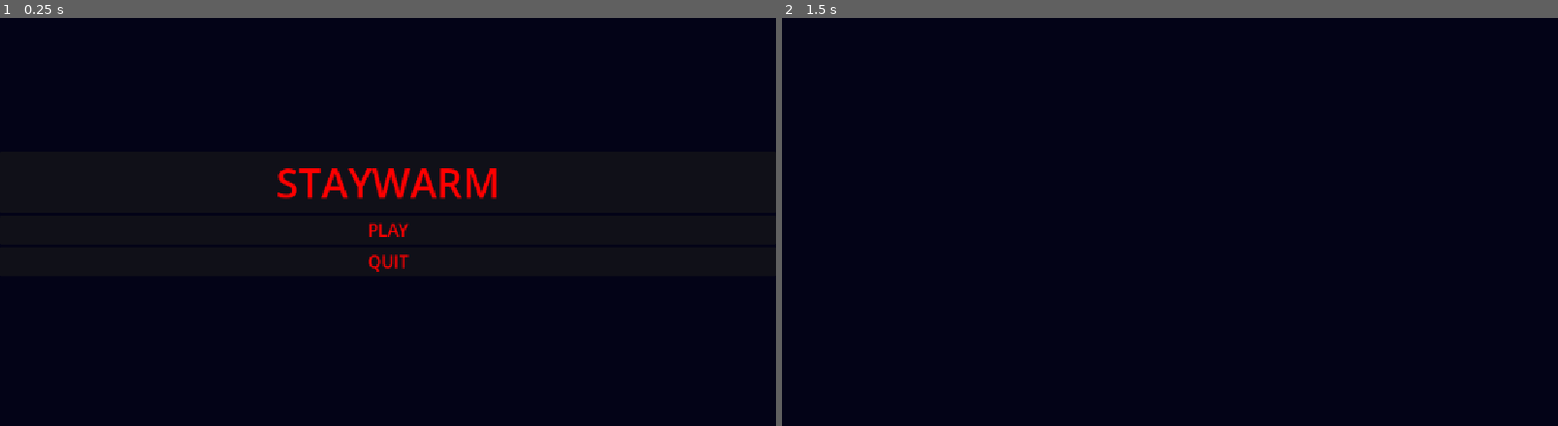
Above: before the commit, frames 1-2 (left to right).
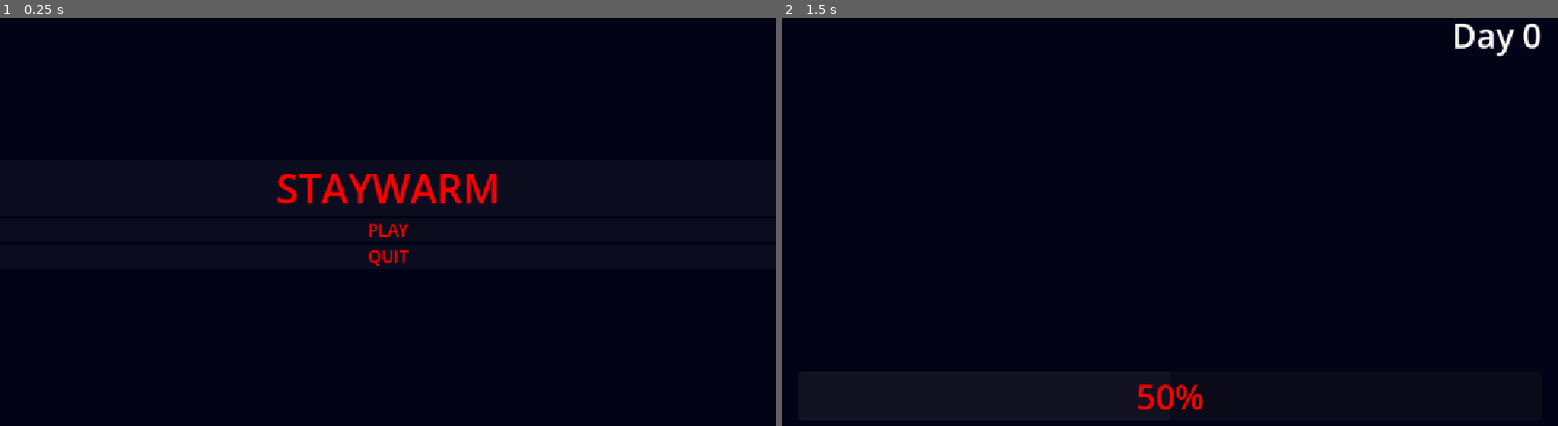
Above: after the commit, the same moments.

Repository: antholol/godot-wild-jam-99
Game: Godot game, scene res://scenes/menu.tscn
Same seed, same stepped clock (60 frames per second), same inputs: the game is played once before the commit and once after it.
Inputs:
- Up to frame 1 (0.25 s): no input
- Up to frame 2 (1.5 s): click "PLAY" at 0.5 s; tap Enter at 1.25 s

The runs differ from the first frame. In frame 1, 1.3% of the frame differs, in the area x 35-64%, y 36-63%; in frame 2, 0.6%.

Commit message:
main menu works
added progress bar

Diff:
--- a/assets/theme.tres
+++ b/assets/theme.tres
@@ -1,4 +1,10 @@
 [gd_resource type="Theme" format=3 uid="uid://ci8pynjmmu7yd"]
+
+[sub_resource type="StyleBoxFlat" id="StyleBoxFlat_b5dxv"]
+bg_color = Color(1, 1, 1, 0.03529412)
+
+[sub_resource type="StyleBoxFlat" id="StyleBoxFlat_y61vb"]
+bg_color = Color(1, 1, 1, 0.03529412)
 
 [resource]
 Button/colors/font_color = Color(1, 0, 0, 1)
@@ -6,3 +12,8 @@
 Button/colors/font_hover_color = Color(0.32999998, 0.32999998, 1, 1)
 Button/colors/font_hover_pressed_color = Color(0.32999998, 0.32999998, 1, 1)
 Button/font_sizes/font_size = 25
+Button/styles/normal = SubResource("StyleBoxFlat_b5dxv")
+ProgressBar/colors/font_color = Color(1, 0, 0, 1)
+ProgressBar/font_sizes/font_size = 50
+ProgressBar/styles/background = null
+ProgressBar/styles/fill = SubResource("StyleBoxFlat_y61vb")
--- a/scenes/mainGame.tscn
+++ b/scenes/mainGame.tscn
@@ -1,6 +1,10 @@
 [gd_scene format=3 uid="uid://yswpmh811npw"]
 
 [ext_resource type="Script" uid="uid://xmi3lov54tgj" path="res://scenes/main_game.gd" id="1_mw4qg"]
+[ext_resource type="Theme" uid="uid://ci8pynjmmu7yd" path="res://assets/theme.tres" id="2_mmojm"]
+
+[sub_resource type="LabelSettings" id="LabelSettings_mw4qg"]
+font_size = 50
 
 [node name="mainGame" type="Node2D" unique_id=1014184779]
 script = ExtResource("1_mw4qg")
@@ -14,3 +18,33 @@
 grow_horizontal = 2
 grow_vertical = 2
 color = Color(0.011764706, 0.011764706, 0.09019608, 1)
+
+[node name="VBoxContainer" type="VBoxContainer" parent="CanvasLayer/ColorRect" unique_id=665476093]
+layout_mode = 1
+anchors_preset = 1
+anchor_left = 1.0
+anchor_right = 1.0
+offset_left = -158.0
+offset_top = 24.0
+offset_right = -24.0
+offset_bottom = 93.0
+grow_horizontal = 0
+
+[node name="daysPassedLabel" type="Label" parent="CanvasLayer/ColorRect/VBoxContainer" unique_id=1157089242]
+layout_mode = 2
+text = "Day 0"
+label_settings = SubResource("LabelSettings_mw4qg")
+
+[node name="ProgressBar" type="ProgressBar" parent="CanvasLayer" unique_id=1892487981]
+anchors_preset = 12
+anchor_top = 1.0
+anchor_right = 1.0
+anchor_bottom = 1.0
+offset_left = 24.0
+offset_top = -43.0
+offset_right = -24.0
+offset_bottom = -16.0
+grow_horizontal = 2
+grow_vertical = 0
+theme = ExtResource("2_mmojm")
+value = 50.0
--- a/scenes/main_game.gd
+++ b/scenes/main_game.gd
@@ -1,9 +1,12 @@
 extends Node2D
+@onready var daysPassedLabel: Label = $CanvasLayer/ColorRect/VBoxContainer/daysPassedLabel
 
+var daysPassed: int = 0
 
 # Called when the node enters the scene tree for the first time.
 func _ready() -> void:
-	pass # Replace with function body.
+	dayCounter(daysPassed)
+	daysPassed = 1
 
 
 # Called every frame. 'delta' is the elapsed time since the previous frame.
@@ -13,3 +16,7 @@
 func _input(event: InputEvent) -> void:
 	if event.is_action_pressed("ESC"):
 		get_tree().change_scene_to_file("res://scenes/menu.tscn")
+
+
+func dayCounter(daysPassed: int) -> void:
+	daysPassedLabel.text = "Day " + str(daysPassed)
